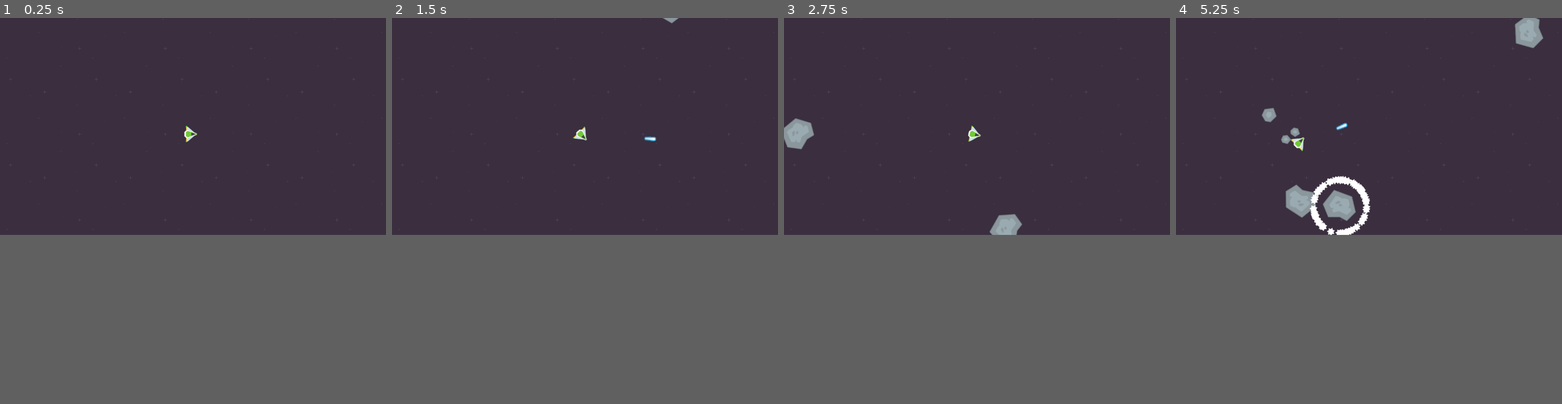
Above: before the commit, frames 1-4 (left to right).
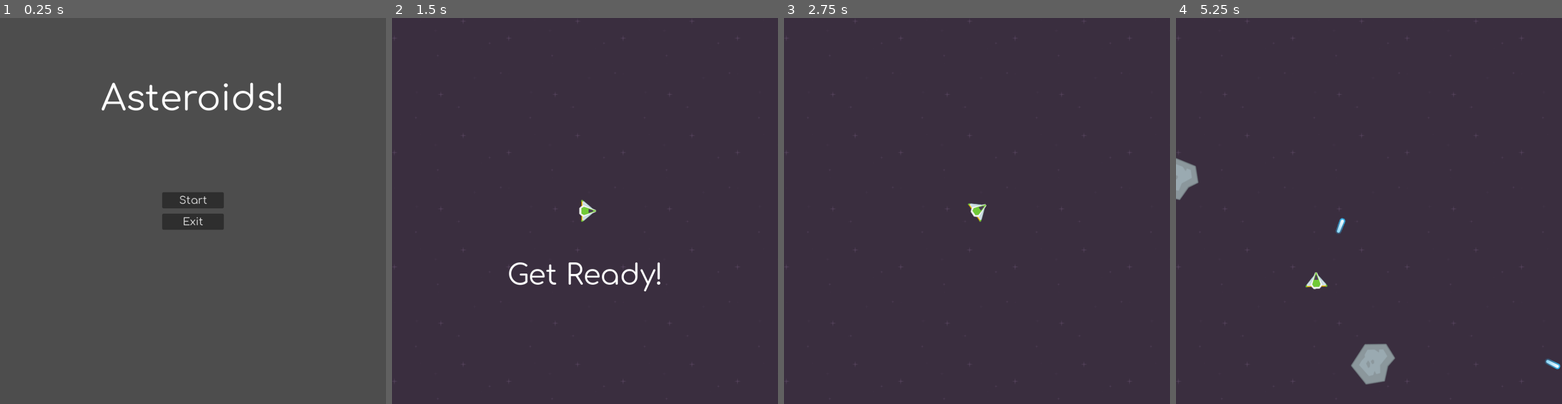
Above: after the commit, the same moments.

Repository: kwakoo-dev/20gc-04-asteroids
Game: Godot game, scene res://scenes/main_title.tscn
Same seed, same stepped clock (60 frames per second), same inputs: the game is played once before the commit and once after it. Before the commit the project starts from res://scenes/game.tscn. Sound files missing from this copy of the repository are replaced by a short silence.
Inputs (mouse positions are in pixels of both pictures, inside the frame that each line leads up to):
- Up to frame 1 (0.25 s): no input
- Up to frame 2 (1.5 s): click (585, 122) at 0.5 s, where only the run after the commit has a clickable "Start"; hold D (right) from 1.28 s (still down); hold Space (shoot) from 1.28 s (still down)
- Up to frame 3 (2.75 s): release D (right) at 2.03 s; release Space (shoot) at 2.03 s; hold A (left) from 2.03 s (still down); tap Space (shoot) at 2.1 s
- Up to frame 4 (5.25 s): release A (left) at 2.78 s; hold D (right) 2.78-3.53 s; hold Space (shoot) 2.78-3.53 s; hold W (accelerate) 3.53-4.28 s; tap Space (shoot) at 3.6, 5.1 s; hold Space (shoot) 4.28-5.03 s; hold A (left) from 4.28 s (still down)
In our replay, the window is 799x449 before the commit and 799x799 after it. These sizes can differ from the game's own. Grey fills any space a smaller window leaves; there, only what the larger window draws over its background counts as a difference.

The runs differ from the first frame. In frame 1, 55% of the frame differs, in the area x 0-100%, y 0-57%; in frame 2, 1.0%; in frame 3, 1.0%; in frame 4, 3.9%.

Commit message:
+ translations - Polish and English + main screen + get ready prompt + theme for UI + sfx: ship collision with asteroid + sfx: asteroid spawn sound + Comfortaa font + license info (font)

Diff:
--- /dev/null
+++ b/locale/translations.csv
@@ -0,0 +1,5 @@
+key,en,pl
+GET_READY,Get Ready!,Przygotuj się!
+TITLE,Asteroids!,
+START_BUTTON,Start,Start
+EXIT_BUTTON,Exit,Wyjście
--- a/project.godot
+++ b/project.godot
@@ -11,9 +11,18 @@
 [application]
 
 config/name="04_Asteroids"
-run/main_scene="uid://ben3elpy1lx6c"
+run/main_scene="uid://drftfq1i762od"
 config/features=PackedStringArray("4.4", "Forward Plus")
 config/icon="res://gfx/icon.svg"
+
+[autoload]
+
+SignalBus="*res://scripts/signal_bus.gd"
+
+[display]
+
+window/size/viewport_width=864
+window/size/viewport_height=864
 
 [global_group]
 
@@ -22,6 +31,11 @@
 small=""
 medium=""
 big=""
+ships=""
+
+[gui]
+
+theme/custom_font="uid://cfgy013xvi0d2"
 
 [input]
 
@@ -49,6 +63,10 @@
 ]
 }
 
+[internationalization]
+
+locale/translations=PackedStringArray("res://locale/translations.en.translation", "res://locale/translations.pl.translation")
+
 [layer_names]
 
 2d_physics/layer_1="ships"
--- a/scenes/asteroid_big.tscn
+++ b/scenes/asteroid_big.tscn
@@ -1,9 +1,10 @@
-[gd_scene load_steps=7 format=3 uid="uid://b2ivcxu82jb4x"]
+[gd_scene load_steps=8 format=3 uid="uid://b2ivcxu82jb4x"]
 
 [ext_resource type="Script" uid="uid://c5aspwul5a5rf" path="res://scripts/asteroid.gd" id="1_6mo6b"]
 [ext_resource type="Texture2D" uid="uid://dlxv0g000viee" path="res://gfx/meteorGrey_big1.png" id="2_t4se3"]
 [ext_resource type="AudioStream" uid="uid://cvvkxnkt1q40h" path="res://sfx/Boom74.wav" id="3_t4se3"]
 [ext_resource type="PackedScene" uid="uid://c88ye3yywciop" path="res://scenes/explosion_particles.tscn" id="4_5ah36"]
+[ext_resource type="AudioStream" uid="uid://ctnsm27k4g7b5" path="res://sfx/Hit49.wav" id="5_unc20"]
 
 [sub_resource type="PhysicsMaterial" id="PhysicsMaterial_p0ukn"]
 bounce = 1.0
@@ -31,4 +32,7 @@
 
 [node name="ExplosionParticles" parent="." instance=ExtResource("4_5ah36")]
 
+[node name="ShipCollide" type="AudioStreamPlayer2D" parent="."]
+stream = ExtResource("5_unc20")
+
 [connection signal="body_entered" from="." to="." method="_on_body_entered"]
--- a/scenes/asteroid_medium.tscn
+++ b/scenes/asteroid_medium.tscn
@@ -1,9 +1,10 @@
-[gd_scene load_steps=7 format=3 uid="uid://db5656ri0id44"]
+[gd_scene load_steps=8 format=3 uid="uid://db5656ri0id44"]
 
 [ext_resource type="Script" uid="uid://c5aspwul5a5rf" path="res://scripts/asteroid.gd" id="1_pofgt"]
 [ext_resource type="Texture2D" uid="uid://cjvdiyucun8jm" path="res://gfx/meteorGrey_med1.png" id="2_pofgt"]
 [ext_resource type="AudioStream" uid="uid://cvvkxnkt1q40h" path="res://sfx/Boom74.wav" id="3_si1u6"]
 [ext_resource type="PackedScene" uid="uid://c88ye3yywciop" path="res://scenes/explosion_particles.tscn" id="4_vv68d"]
+[ext_resource type="AudioStream" uid="uid://ctnsm27k4g7b5" path="res://sfx/Hit49.wav" id="5_si1u6"]
 
 [sub_resource type="PhysicsMaterial" id="PhysicsMaterial_p0ukn"]
 bounce = 1.0
@@ -32,4 +33,7 @@
 
 [node name="ExplosionParticles" parent="." instance=ExtResource("4_vv68d")]
 
+[node name="ShipCollide" type="AudioStreamPlayer2D" parent="."]
+stream = ExtResource("5_si1u6")
+
 [connection signal="body_entered" from="." to="." method="_on_body_entered"]
--- a/scenes/asteroid_small.tscn
+++ b/scenes/asteroid_small.tscn
@@ -1,9 +1,10 @@
-[gd_scene load_steps=7 format=3 uid="uid://bm6gkg13wus6c"]
+[gd_scene load_steps=8 format=3 uid="uid://bm6gkg13wus6c"]
 
 [ext_resource type="Script" uid="uid://c5aspwul5a5rf" path="res://scripts/asteroid.gd" id="1_x7wxb"]
 [ext_resource type="Texture2D" uid="uid://d0shf1rqud72j" path="res://gfx/meteorGrey_small1.png" id="2_x7wxb"]
 [ext_resource type="AudioStream" uid="uid://cvvkxnkt1q40h" path="res://sfx/Boom74.wav" id="3_kci4s"]
 [ext_resource type="PackedScene" uid="uid://c88ye3yywciop" path="res://scenes/explosion_particles.tscn" id="4_qo6y1"]
+[ext_resource type="AudioStream" uid="uid://ctnsm27k4g7b5" path="res://sfx/Hit49.wav" id="5_kci4s"]
 
 [sub_resource type="PhysicsMaterial" id="PhysicsMaterial_p0ukn"]
 bounce = 1.0
@@ -32,4 +33,7 @@
 
 [node name="ExplosionParticles" parent="." instance=ExtResource("4_qo6y1")]
 
+[node name="ShipCollide" type="AudioStreamPlayer2D" parent="."]
+stream = ExtResource("5_kci4s")
+
 [connection signal="body_entered" from="." to="." method="_on_body_entered"]
--- a/scenes/game.tscn
+++ b/scenes/game.tscn
@@ -7,10 +7,12 @@
 [ext_resource type="PackedScene" uid="uid://db5656ri0id44" path="res://scenes/asteroid_medium.tscn" id="3_p57ef"]
 [ext_resource type="PackedScene" uid="uid://bm6gkg13wus6c" path="res://scenes/asteroid_small.tscn" id="4_u5sy4"]
 [ext_resource type="PackedScene" uid="uid://c88ye3yywciop" path="res://scenes/explosion_particles.tscn" id="5_u5sy4"]
+[ext_resource type="PackedScene" uid="uid://s0n45sdxycwt" path="res://scenes/get_ready.tscn" id="8_gee14"]
+[ext_resource type="AudioStream" uid="uid://bswrxnuw7ulty" path="res://sfx/PowerUp113.wav" id="9_0tnpc"]
 
 [sub_resource type="Curve2D" id="Curve2D_80nbo"]
 _data = {
-"points": PackedVector2Array(0, 0, 0, 0, -64, -64, 0, 0, 0, 0, 1216, -64, 0, 0, 0, 0, 1216, 704, 0, 0, 0, 0, -64, 704, 0, 0, 0, 0, -64, -64)
+"points": PackedVector2Array(0, 0, 0, 0, -64, -64, 0, 0, 0, 0, 928, -64, 0, 0, 0, 0, 928, 928, 0, 0, 0, 0, -64, 928, 0, 0, 0, 0, -64, -64)
 }
 point_count = 5
 
@@ -20,17 +22,19 @@
 asteroid_scene_medium = ExtResource("3_p57ef")
 asteroid_scene_small = ExtResource("4_u5sy4")
 explosion_scene = ExtResource("5_u5sy4")
+metadata/_edit_vertical_guides_ = [432.0]
+metadata/_edit_horizontal_guides_ = [432.0]
 
 [node name="DarkPurple" type="Sprite2D" parent="."]
 texture_filter = 1
 texture_repeat = 2
-position = Vector2(592, 376)
+position = Vector2(464, 456)
 texture = ExtResource("2_e2o6t")
 region_enabled = true
 region_rect = Rect2(0, 0, 2000, 1000)
 
 [node name="Ship" parent="." instance=ExtResource("1_80nbo")]
-position = Vector2(563, 347)
+position = Vector2(432, 432)
 
 [node name="AsteroidSpawnPath" type="Path2D" parent="."]
 curve = SubResource("Curve2D_80nbo")
@@ -41,4 +45,27 @@
 [node name="SpawnTimer" type="Timer" parent="."]
 autostart = true
 
+[node name="GetReady" parent="." instance=ExtResource("8_gee14")]
+anchors_preset = 0
+anchor_right = 0.0
+anchor_bottom = 0.0
+offset_left = 432.0
+offset_top = 576.0
+offset_right = 432.0
+offset_bottom = 576.0
+grow_horizontal = 1
+grow_vertical = 1
+size_flags_horizontal = 4
+size_flags_vertical = 4
+
+[node name="GetReadyTimer" type="Timer" parent="."]
+process_mode = 3
+wait_time = 2.0
+one_shot = true
+autostart = true
+
+[node name="AsteroidSpawnSound" type="AudioStreamPlayer" parent="."]
+stream = ExtResource("9_0tnpc")
+
 [connection signal="timeout" from="SpawnTimer" to="." method="_on_spawn_timer_timeout"]
+[connection signal="timeout" from="GetReadyTimer" to="." method="_on_get_ready_timer_timeout"]
--- /dev/null
+++ b/scenes/get_ready.tscn
@@ -0,0 +1,39 @@
+[gd_scene load_steps=3 format=3 uid="uid://s0n45sdxycwt"]
+
+[ext_resource type="Script" uid="uid://bl3118w7qixqp" path="res://scripts/get_ready.gd" id="1_joak5"]
+[ext_resource type="AudioStream" uid="uid://c11crgx8witrn" path="res://sfx/PowerUp109.wav" id="2_afvfv"]
+
+[node name="GetReady" type="Control"]
+process_mode = 3
+layout_mode = 3
+anchors_preset = 15
+anchor_right = 1.0
+anchor_bottom = 1.0
+grow_horizontal = 2
+grow_vertical = 2
+script = ExtResource("1_joak5")
+
+[node name="GetReadyText" type="Label" parent="."]
+layout_mode = 1
+anchors_preset = 8
+anchor_left = 0.5
+anchor_top = 0.5
+anchor_right = 0.5
+anchor_bottom = 0.5
+offset_left = -44.0
+offset_top = -11.5
+offset_right = 44.0
+offset_bottom = 11.5
+grow_horizontal = 2
+grow_vertical = 2
+theme_override_font_sizes/font_size = 64
+text = "GET_READY"
+
+[node name="Timer" type="Timer" parent="."]
+wait_time = 0.33
+autostart = true
+
+[node name="GetReadySound" type="AudioStreamPlayer" parent="."]
+stream = ExtResource("2_afvfv")
+
+[connection signal="timeout" from="Timer" to="." method="_on_timer_timeout"]
--- /dev/null
+++ b/scenes/main_title.tscn
@@ -0,0 +1,52 @@
+[gd_scene load_steps=3 format=3 uid="uid://drftfq1i762od"]
+
+[ext_resource type="Theme" uid="uid://chuisfsdjykd" path="res://ui_theme.tres" id="1_g6ret"]
+[ext_resource type="Script" uid="uid://b5iu2ie56gyk" path="res://scripts/main_title.gd" id="2_ge35k"]
+
+[node name="MainTitle" type="Control"]
+layout_mode = 3
+anchors_preset = 15
+anchor_right = 1.0
+anchor_bottom = 1.0
+grow_horizontal = 2
+grow_vertical = 2
+theme = ExtResource("1_g6ret")
+script = ExtResource("2_ge35k")
+
+[node name="TitleLabel" type="Label" parent="."]
+layout_mode = 1
+anchors_preset = 5
+anchor_left = 0.5
+anchor_right = 0.5
+offset_left = -24.0
+offset_top = 136.0
+offset_right = 23.0
+offset_bottom = 155.0
+grow_horizontal = 2
+theme_override_font_sizes/font_size = 80
+text = "TITLE"
+
+[node name="VBoxContainer" type="VBoxContainer" parent="."]
+layout_mode = 1
+anchors_preset = 8
+anchor_left = 0.5
+anchor_top = 0.5
+anchor_right = 0.5
+anchor_bottom = 0.5
+offset_left = -69.0
+offset_top = -20.0
+offset_right = 69.0
+offset_bottom = 20.0
+grow_horizontal = 2
+grow_vertical = 2
+
+[node name="Start" type="Button" parent="VBoxContainer"]
+layout_mode = 2
+text = "START_BUTTON"
+
+[node name="Exit" type="Button" parent="VBoxContainer"]
+layout_mode = 2
+text = "EXIT_BUTTON"
+
+[connection signal="pressed" from="VBoxContainer/Start" to="." method="_on_start_pressed"]
+[connection signal="pressed" from="VBoxContainer/Exit" to="." method="_on_exit_pressed"]
--- a/scenes/ship.tscn
+++ b/scenes/ship.tscn
@@ -20,7 +20,7 @@
 [sub_resource type="CircleShape2D" id="CircleShape2D_4cq66"]
 radius = 13.9284
 
-[node name="Ship" type="CharacterBody2D"]
+[node name="Ship" type="CharacterBody2D" groups=["ships"]]
 motion_mode = 1
 script = ExtResource("1_4cq66")
 laser_scene = ExtResource("2_4tobq")
@@ -49,6 +49,6 @@
 [node name="Shooter" type="Marker2D" parent="."]
 position = Vector2(24, 0)
 
-[node name="ShootSound" type="AudioStreamPlayer" parent="."]
+[node name="ShootSound" type="AudioStreamPlayer2D" parent="."]
 stream = ExtResource("4_tfsc7")
 bus = &"SFX"
--- a/scripts/asteroid.gd
+++ b/scripts/asteroid.gd
@@ -3,8 +3,7 @@
 
 @export
 var asteroid_initial_force : int = 10000
-
-signal asteroid_destroyed(last_position : Vector2, last_rotation : float)
+var asteroid_size : Enums.AsteroidSize
 
 var current_direction : Vector2 = Vector2.RIGHT
 var rotation_speed : float = 1000
@@ -20,12 +19,14 @@
 	rotation_speed = randf_range(-1, 1)
 	apply_force(start_direction.normalized() * asteroid_initial_force)
 
-
 func _physics_process(delta: float) -> void:
 	rotate(rotation_speed * delta)
 	var collision : KinematicCollision2D  = move_and_collide(current_direction * delta)
 	if collision:
 		linear_velocity = linear_velocity.bounce(collision.get_normal())
+		var collider = collision.get_collider()
+		if collider && collider.is_in_group("ships"):
+			$ShipCollide.play()
 
 func _integrate_forces(state: PhysicsDirectBodyState2D) -> void:
 	wrap_asteroid(state)
@@ -44,5 +45,5 @@
 	$CollisionShape2D.set_deferred("disabled", true)
 	$ExplosionSound.play()
 	await $ExplosionSound.finished
-	asteroid_destroyed.emit(position, get_global_transform().get_rotation())
+	SignalBus.asteroid_destroyed.emit(position, get_global_transform().get_rotation(), asteroid_size)
 	queue_free()
--- /dev/null
+++ b/scripts/enums.gd
@@ -0,0 +1,4 @@
+extends Node
+class_name Enums
+
+enum AsteroidSize { BIG, MEDIUM, SMALL }
--- a/scripts/game.gd
+++ b/scripts/game.gd
@@ -16,6 +16,21 @@
 @export
 var max_asteroid_count = 5
 
+func _ready() -> void:
+	SignalBus.asteroid_destroyed.connect(_on_asteroid_destroyed)
+	get_tree().paused = true
+
+func _on_get_ready_timer_timeout() -> void:
+	$GetReady.visible = false
+	get_tree().paused = false
+
+func _on_asteroid_destroyed(last_position : Vector2, last_rotation : float, size : Enums.AsteroidSize) -> void:
+	match size:
+		Enums.AsteroidSize.BIG:
+			spawn_medium_asteroid(last_position, last_rotation)
+		Enums.AsteroidSize.MEDIUM:
+			spawn_small_asteroid(last_position, last_rotation)
+
 func _on_spawn_timer_timeout() -> void:
 	var asteroids_count : int = get_tree().get_nodes_in_group("asteroids").size()
 	if asteroids_count < max_asteroid_count:
@@ -24,29 +39,41 @@
 func spawn_big_asteroid() -> void:
 	spawn_point.progress_ratio = randf()
 	var direction : Vector2 = (ship.position - spawn_point.position).rotated(randf_range(-PI/2, PI/2))
-	var asteroid : Asteroid = create_asteroid(asteroid_scene_big, spawn_point.position, direction, spawn_medium_asteroid)
+	var asteroid : Asteroid = create_asteroid(Enums.AsteroidSize.BIG, spawn_point.position, direction)
 	add_child(asteroid)
+	$AsteroidSpawnSound.play()
 
 func spawn_medium_asteroid(last_position : Vector2, last_rotation : float) -> void:
 	var new_rotation_1 = Vector2.from_angle(last_rotation).rotated(deg_to_rad(135))
 	var new_rotation_2 = Vector2.from_angle(last_rotation).rotated(deg_to_rad(-135))
-	var asteroid_1 : Asteroid = create_asteroid(asteroid_scene_medium, last_position, new_rotation_1, spawn_small_asteroid)
-	var asteroid_2 : Asteroid = create_asteroid(asteroid_scene_medium, last_position, new_rotation_2, spawn_small_asteroid)
+	var asteroid_1 : Asteroid = create_asteroid(Enums.AsteroidSize.MEDIUM, last_position, new_rotation_1)
+	var asteroid_2 : Asteroid = create_asteroid(Enums.AsteroidSize.MEDIUM, last_position, new_rotation_2)
 	add_child(asteroid_1)
 	add_child(asteroid_2)
 
 func spawn_small_asteroid(last_position : Vector2, last_rotation : float) -> void:
 	var new_rotation_1 = Vector2.from_angle(last_rotation).rotated(deg_to_rad(135))
 	var new_rotation_2 = Vector2.from_angle(last_rotation).rotated(deg_to_rad(-135))
-	var asteroid_1 : Asteroid = create_asteroid(asteroid_scene_small, last_position, new_rotation_1)
-	var asteroid_2 : Asteroid = create_asteroid(asteroid_scene_small, last_position, new_rotation_2)
+	var asteroid_1 : Asteroid = create_asteroid(Enums.AsteroidSize.SMALL, last_position, new_rotation_1)
+	var asteroid_2 : Asteroid = create_asteroid(Enums.AsteroidSize.SMALL, last_position, new_rotation_2)
 	add_child(asteroid_1)
 	add_child(asteroid_2)
 
-func create_asteroid(asteroid_scene : PackedScene, new_position : Vector2, direction : Vector2, destroyed_callback : Callable = Callable()) -> Asteroid:
-	var asteroid : Asteroid = asteroid_scene.instantiate()
+func create_asteroid(asteroid_size : Enums.AsteroidSize, new_position : Vector2, direction : Vector2) -> Asteroid:
+	var asteroid : Asteroid = instantiate_asteroid(asteroid_size)
 	asteroid.position = new_position
-	if destroyed_callback:
-		asteroid.asteroid_destroyed.connect(destroyed_callback)
+	asteroid.asteroid_size = asteroid_size
 	asteroid.start_moving(direction)
 	return asteroid
+
+func instantiate_asteroid(asteroid_size : Enums.AsteroidSize) -> Asteroid:
+	match asteroid_size:
+		Enums.AsteroidSize.BIG:
+			return asteroid_scene_big.instantiate()
+		Enums.AsteroidSize.MEDIUM:
+			return asteroid_scene_medium.instantiate()
+		Enums.AsteroidSize.SMALL:
+			return asteroid_scene_small.instantiate()
+		_:
+			push_error("Unknown value of Enums.AsteroidSize: " + str(asteroid_size))
+			return asteroid_scene_big.instantiate()
--- /dev/null
+++ b/scripts/get_ready.gd
@@ -0,0 +1,7 @@
+extends Control
+
+func _ready() -> void:
+	$GetReadySound.play()
+
+func _on_timer_timeout() -> void:
+	$GetReadyText.visible = not $GetReadyText.visible
--- /dev/null
+++ b/scripts/main_title.gd
@@ -0,0 +1,9 @@
+extends Control
+
+
+func _on_exit_pressed() -> void:
+	get_tree().quit()
+
+
+func _on_start_pressed() -> void:
+	get_tree().change_scene_to_file("res://scenes/game.tscn")
--- a/scripts/ship.gd
+++ b/scripts/ship.gd
@@ -22,9 +22,7 @@
 	rotation = thrust_direction.angle()
 	if Input.is_action_pressed("accelerate"):
 		velocity = (velocity + thrust_power * thrust_direction * delta).limit_length(max_speed)
-	var collision : KinematicCollision2D = move_and_collide(velocity * delta)
-	if collision:
-		velocity = velocity.bounce(collision.get_normal()) * 0.5
+	move_and_collide(velocity * delta)
 	wrap_ship()
 
 func _process(_delta: float) -> void:
--- /dev/null
+++ b/scripts/signal_bus.gd
@@ -0,0 +1,5 @@
+extends Node
+
+@warning_ignore_start("UNUSED_SIGNAL")
+signal asteroid_destroyed(last_position : Vector2, last_rotation : float, size : Enums.AsteroidSize)
+@warning_ignore_restore("UNUSED_SIGNAL")
--- /dev/null
+++ b/ui_theme.tres
@@ -0,0 +1,5 @@
+[gd_resource type="Theme" format=3 uid="uid://chuisfsdjykd"]
+
+[resource]
+default_font_size = 24
+BoxContainer/constants/separation = 12
Not shown, added: docs/license.txt
Binary file added: fonts/Comfortaa-VariableFont_wght.ttf
Not shown, added: fonts/Comfortaa-VariableFont_wght.ttf.import
Not shown, added: locale/translations.csv.import
Binary file added: locale/translations.en.translation
Binary file added: locale/translations.pl.translation
Not shown: 1 places in scenes/game.tscn that only renumber resources
Not shown, added: scripts/enums.gd.uid
Not shown, added: scripts/get_ready.gd.uid
Not shown, added: scripts/main_title.gd.uid
Not shown, added: scripts/signal_bus.gd.uid
Not shown, added: sfx/Hit49.wav.import
(and 6 more such lines)
